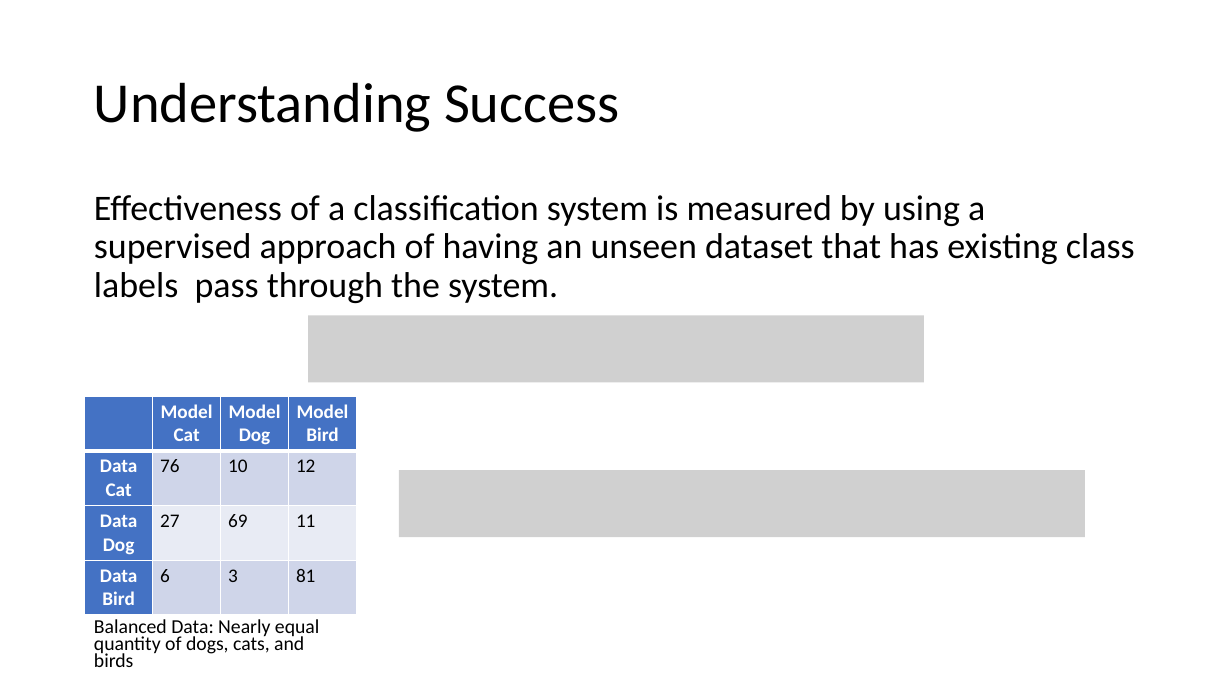
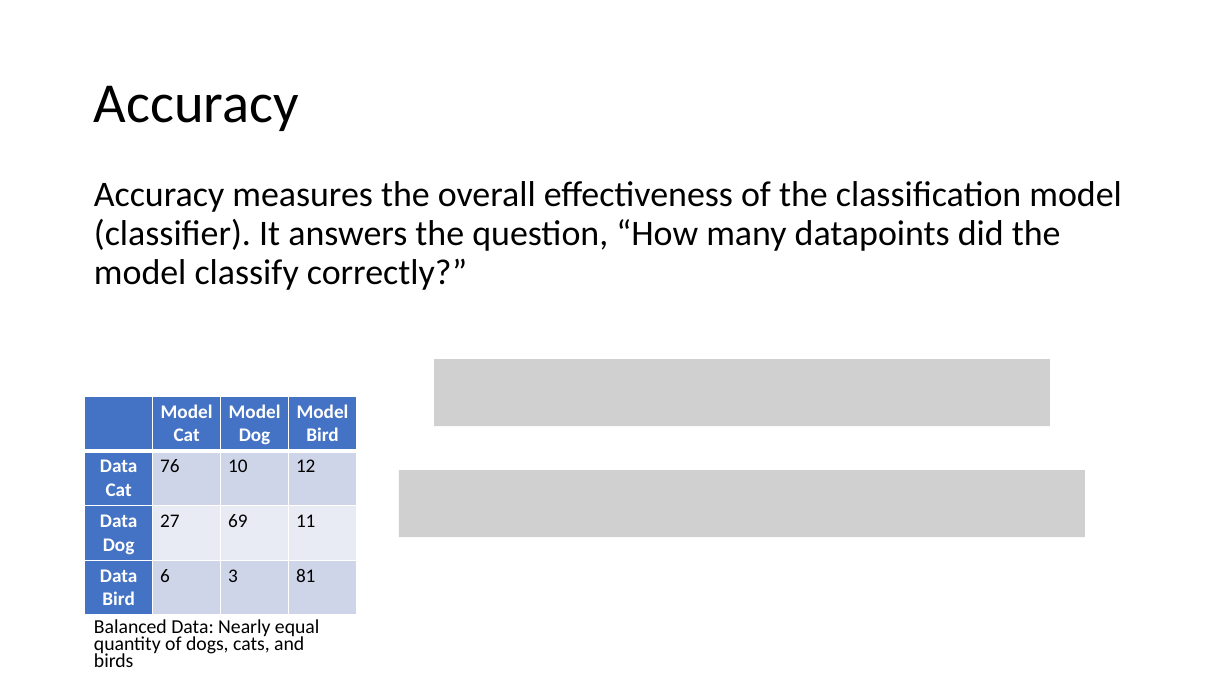
Before and after one commit to meenakshsundaram/AIML, a slide deck: slide 6 of DecisionTrees/DecisionTrees.pptx (slide 3 before the commit). Drawn at 1232x693 pixels with LibreOffice and Linux fonts; fonts in the diff are those of the drawing; grey boxes stand for pictures. Boxes give left, top, right and bottom in pixels: in the first picture for what was removed or moved away, otherwise in the second. Text is boxed around its words. In the diff, an @@ line names an element or a change of style, - is before the commit and + after.

Commit message:
Cleaned up the Success Metrics and added Section for Bias Variance Trade Off, Decision Trees

```diff
--- a/DecisionTrees/DecisionTrees.pptx
+++ b/DecisionTrees/DecisionTrees.pptx
@@ title at [94,85,299,131]: text changed @@
-Understanding Success
+Accuracy
@@ text at [94,181,1122,290]: text changed @@
-Effectiveness of a classification system is measured by using a supervised approach of having an unseen dataset that has existing class labels pass through the system.
+Accuracy measures the overall effectiveness of the classification model (classifier). It answers the question, “How many datapoints did the model classify correctly?”
@@ picture removed at [308,315,924,383] @@
@@ picture added at [434,360,1051,427] @@
```
Also in this commit, not shown: 7 other slides changed, 4 slides added.
